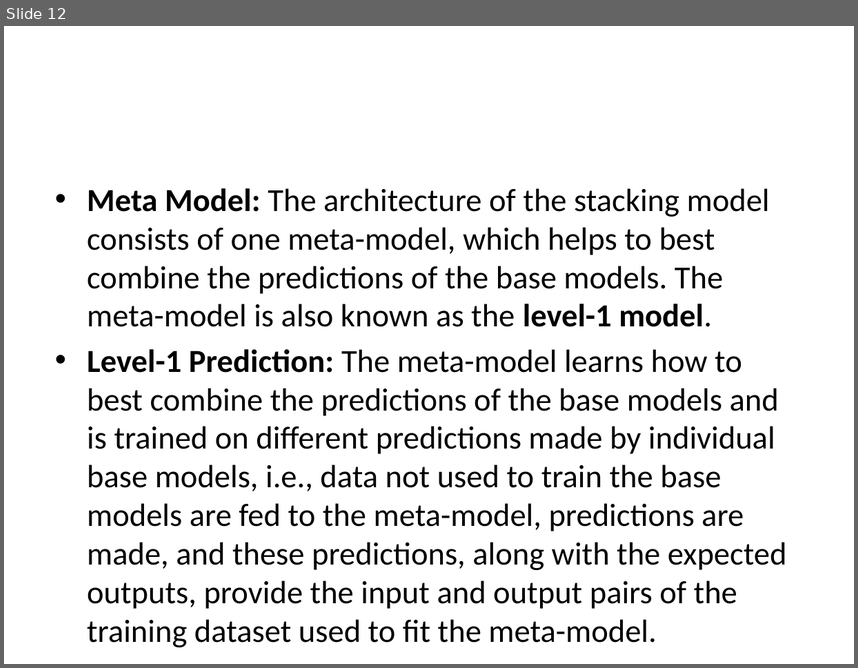
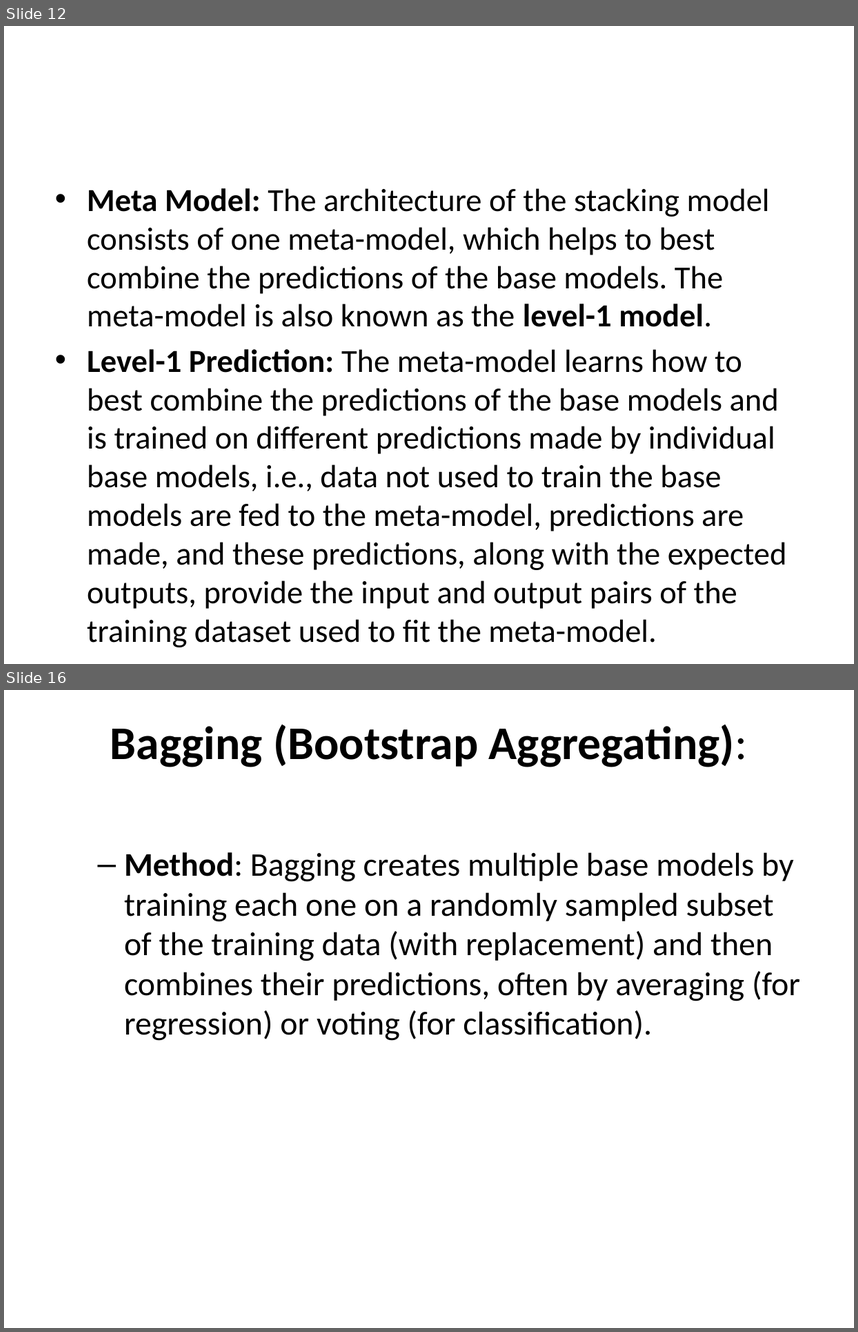
Before and after one commit to devipriyak/Machine-Learning-AI_ML-21-BAtch-V-sem, a slide deck: Ensemble Learning.pptx. Shown one above the other, each under a label of ours: slide 12 before the commit, slides 12 and 16 after it; the slides between them are not shown. The pictures are 858x668 and 858x1332 pixels, drawn with LibreOffice and Linux fonts; fonts in the diff are those of the drawing. Boxes give left, top, right and bottom in pixels: in the first picture for what was removed or moved away, otherwise in the second. Text is boxed around its words. In the diff, an @@ line names an element or a change of style, - is before the commit and + after.

```diff
--- a/Ensemble Learning.pptx
+++ b/Ensemble Learning.pptx
@@ slide 16 added at box(4, 690, 854, 1328), background #FFFFFF @@
@@ title added at box(110, 724, 748, 767), 39.6 pt, text #000000, bold @@
+Bagging (Bootstrap Aggregating):
@@ text added at box(124, 852, 800, 1041), 28 pt, text #000000 @@
+  – Method: Bagging creates multiple base models by training each one on a randomly sampled subset of the training data (with replacement) and then combines their predictions, often by averaging (for regression) or voting (for classification).
```
Also in this commit, not shown: 1 slide changed, 8 other slides added, 1 slide removed.
